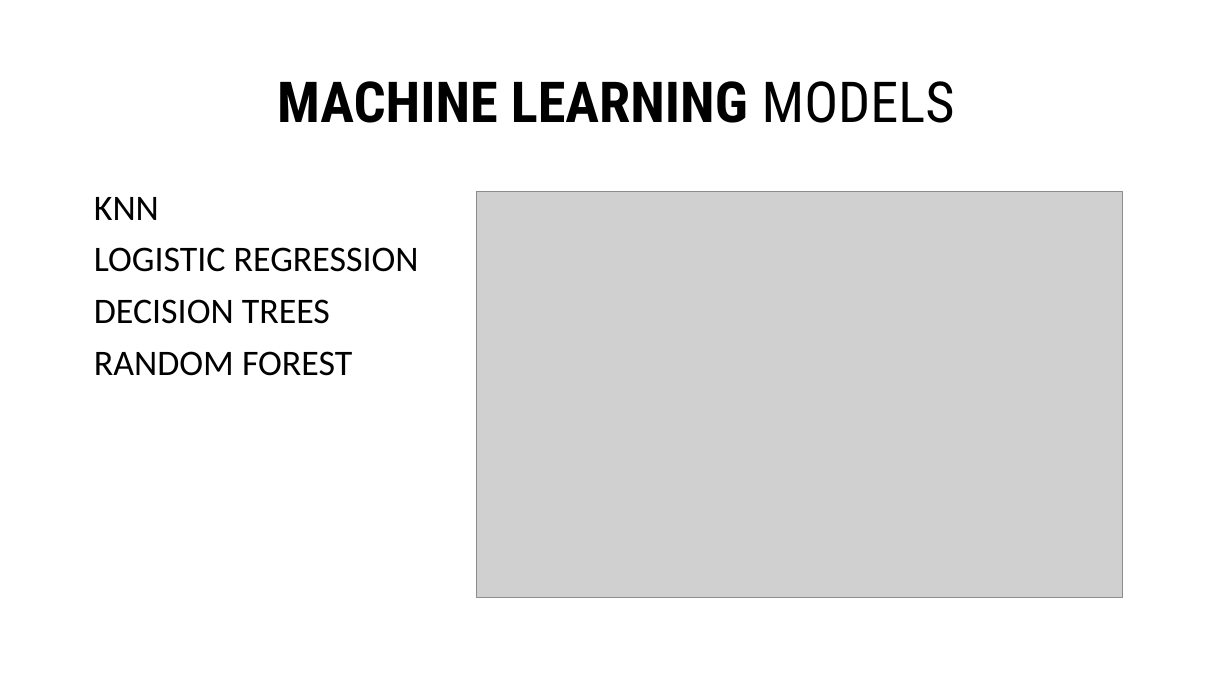
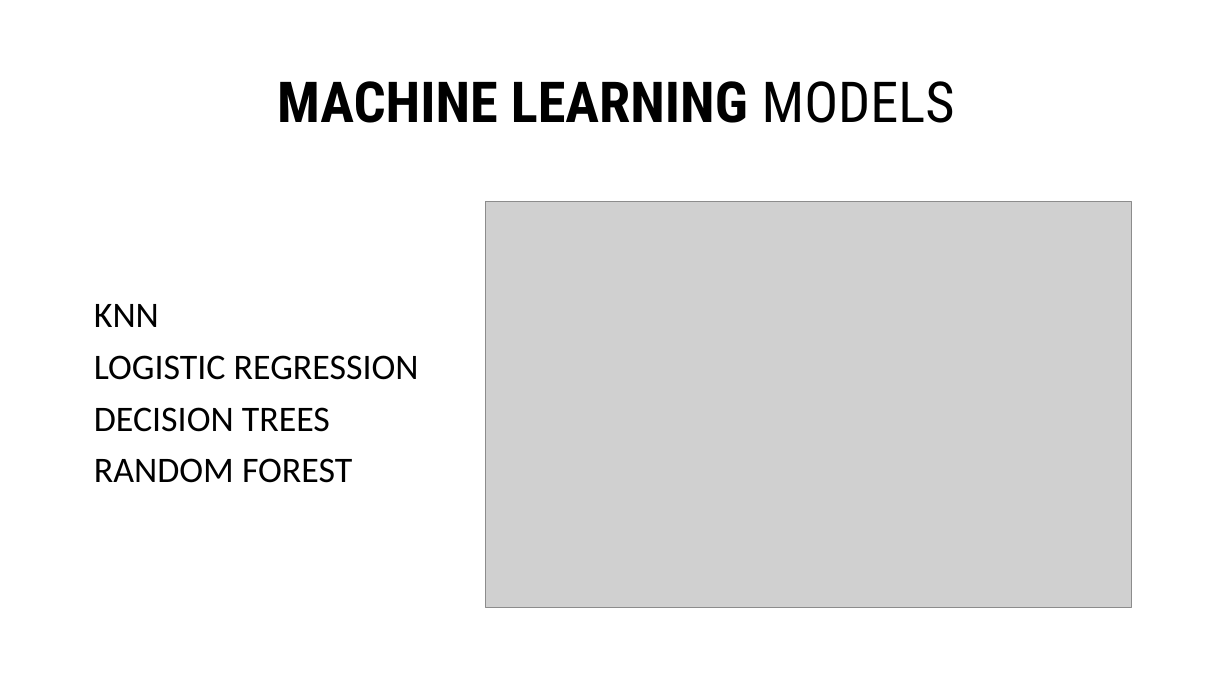
Before and after one commit to kadzema/recommend, a slide deck: slide 16 of Project3.pptx (slide 17 before the commit). Drawn at 1232x693 pixels with LibreOffice and Linux fonts; fonts in the diff are those of the drawing; grey boxes stand for pictures. Boxes give left, top, right and bottom in pixels: in the first picture for what was removed or moved away, otherwise in the second. Text is boxed around its words. In the diff, an @@ line names an element or a change of style, - is before the commit and + after.

```diff
--- a/Project3.pptx
+++ b/Project3.pptx
@@ text "KNN": place and size @@
-text "KNN" at <box>94,197,419,376</box>
+text "KNN" at <box>94,304,419,483</box>
@@ picture: place and size @@
-picture at <box>476,192,1122,598</box>
+picture at <box>485,201,1131,607</box>
```
Also in this commit, not shown: 4 slides added, 4 slides removed.
